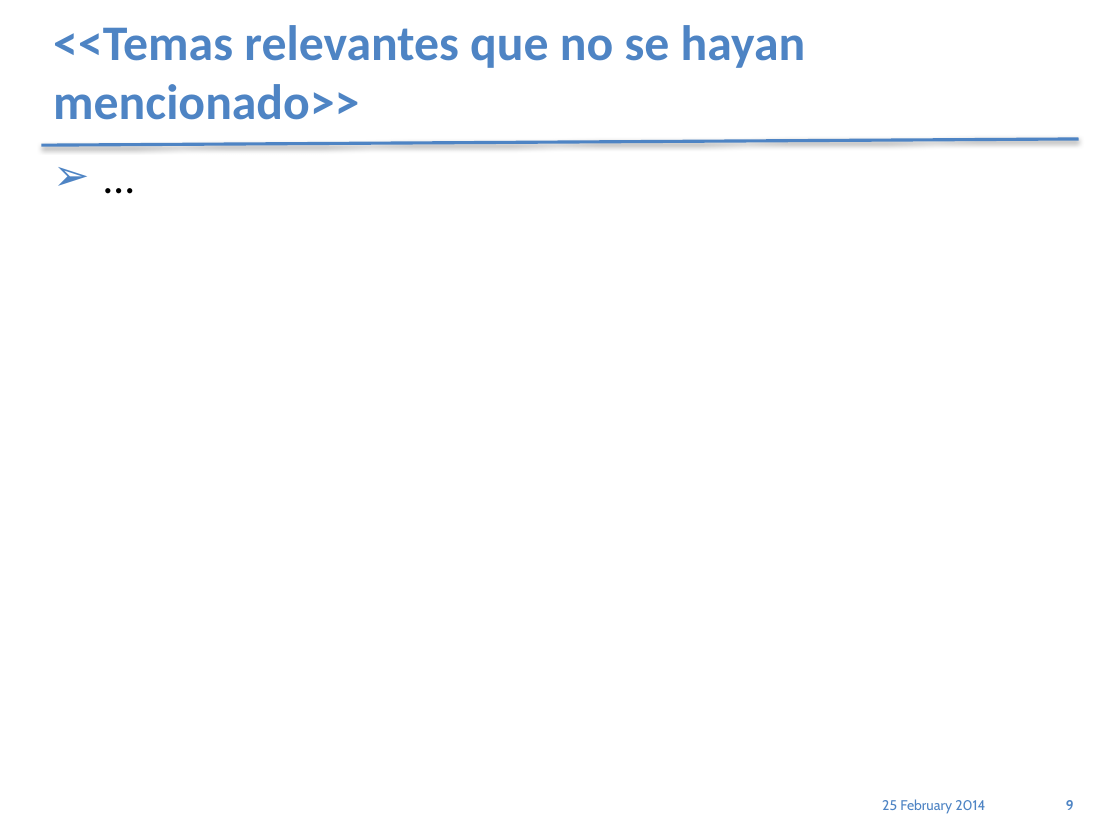
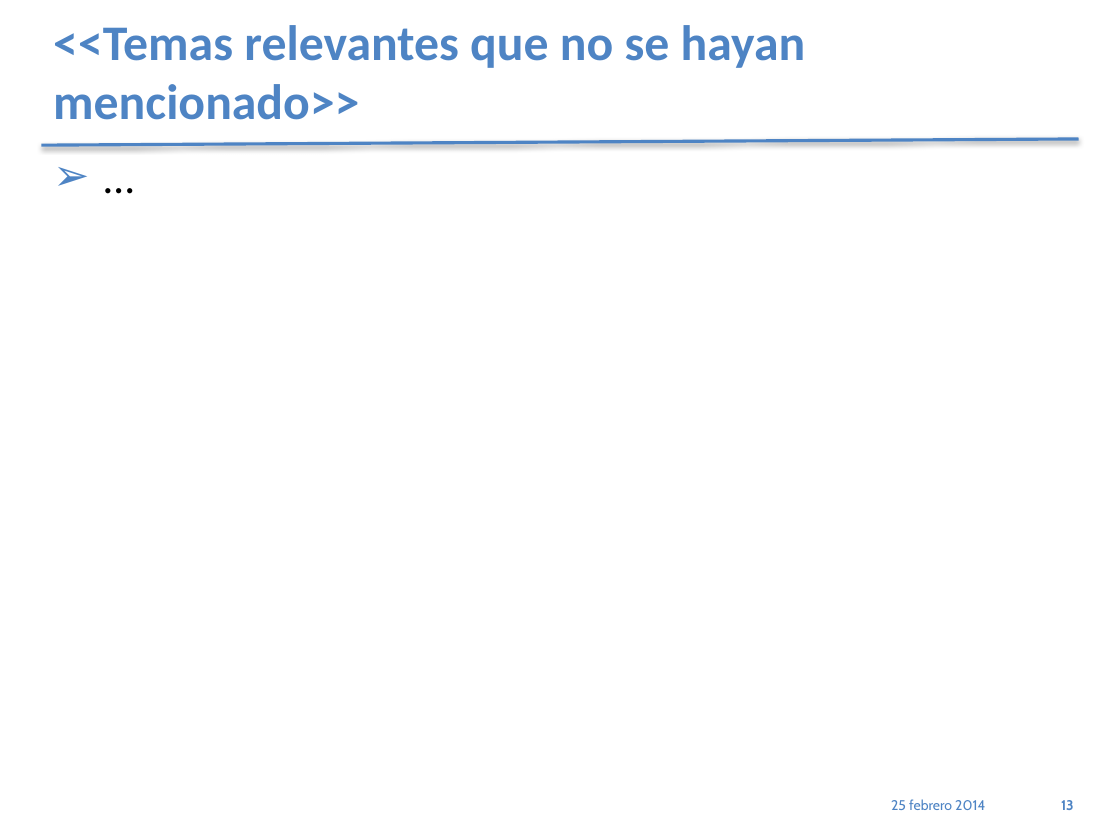
Before and after one commit to jholoc/proyectoScrapy, a slide deck: slide 13 of PlantillaPresetnacionPracticum_4.1.pptx (slide 9 before the commit). Drawn at 1120x840 pixels with LibreOffice and Linux fonts; fonts in the diff are those of the drawing. Boxes give left, top, right and bottom in pixels: in the first picture for what was removed or moved away, otherwise in the second. Text is boxed around its words. In the diff, an @@ line names an element or a change of style, - is before the commit and + after.

```diff
--- a/PlantillaPresetnacionPracticum_4.1.pptx
+++ b/PlantillaPresetnacionPracticum_4.1.pptx
@@ text at <box>891,799,985,810</box>: text changed @@
-25 February 2014
+25 febrero 2014
@@ page number at <box>1061,800,1074,810</box>: text changed @@
-9
+13
```
Also in this commit, not shown: 7 other slides changed, 4 slides added, 6 other files.
